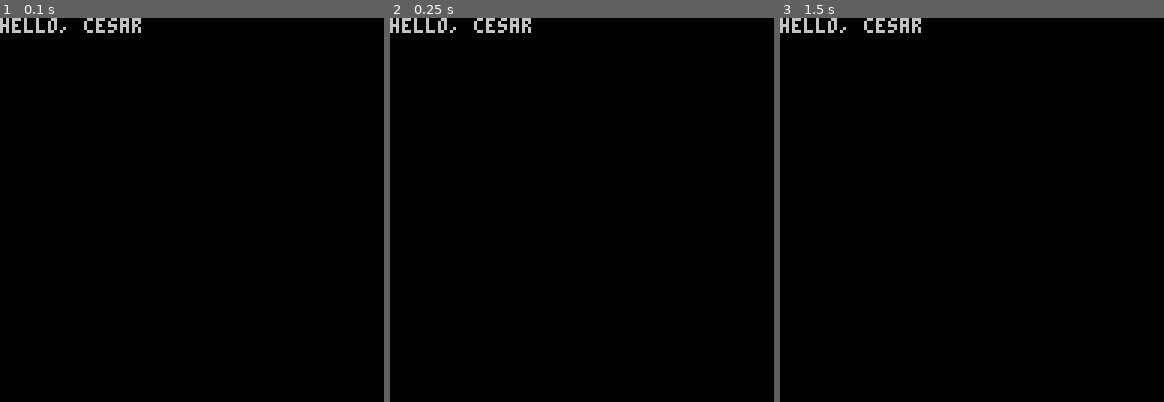
Above: before the commit, frames 1-3 (left to right).
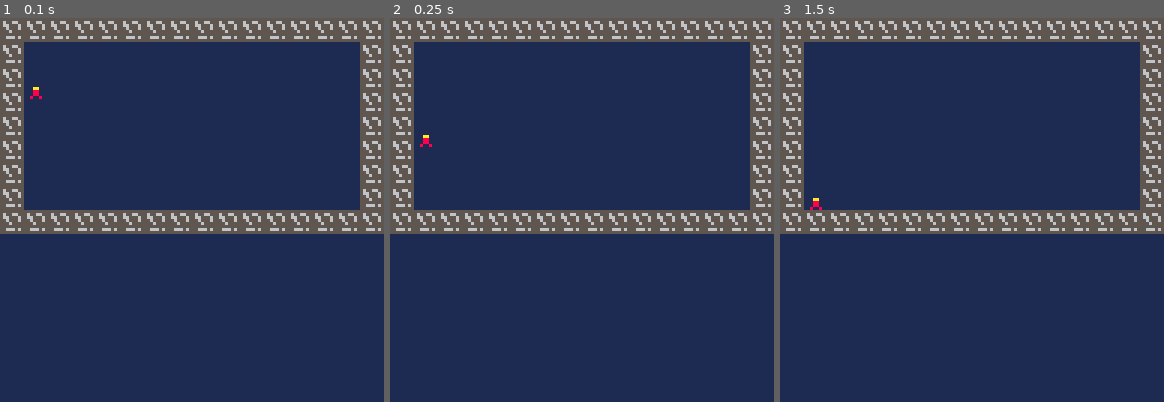
Above: after the commit, the same moments.

Repository: YuriBrunetto/zappa
Game: PICO-8 cartridge zappa.p8
The game is run twice, just before and just after one commit, with the same random seed, the same clock (stepped at 60 frames per second) and the same inputs.
Inputs:
- Up to frame 1 (0.1 s): no input
- Up to frame 2 (0.25 s): no input
- Up to frame 3 (1.5 s): no input

The runs differ from the first frame. In frame 1, 100% of the frame differs, in the area x 0-100%, y 0-100%; in frame 2, 100%; in frame 3, 100%.

Commit message:
initial functions and collide

Diff:
--- a/zappa.p8
+++ b/zappa.p8
@@ -1,12 +1,77 @@
 pico-8 cartridge // http://www.pico-8.com
 version 18
 __lua__
-cls()
-print("hello, cesar")
+function _init()
+	gravity=100
+	dt=1/60
+	player={
+		w=4,
+		h=8,
+		x=8,
+		y=8,
+		vel=0
+	}
+end
+
+function _update60()
+	player.vel=gravity*dt
+	player.y+=player.vel
+
+	local dx=0
+	local dy=player.vel*dt
+	player.y+=dy
+
+	if collide(player) then
+		dy=0
+		player.y-=((player.y+player.h+1)%8)-1
+	end
+end
+
+function _draw()
+	cls(1)
+	map(0,0)
+	spr(2,player.x,player.y)
+end
+-->8
+--collision
+function collide(pl)
+	local x1=0 local y1=0
+	local x2=0 local y2=0
+
+	x1=pl.x 		   y1=pl.y+pl.h
+	x2=pl.x+pl.w y2=pl.y+pl.h
+
+	x1/=8	y1/=8
+	x2/=8	y2/=8
+
+	if fget(mget(x1,y1),0)
+	or fget(mget(x1,y2),0)
+	or fget(mget(x2,y1),0)
+	or fget(mget(x2,y2),0) then
+  return true
+	else
+  return false
+	end
+end
 __gfx__
-00000000000000000000000000000000000000000000000000000000000000000000000000000000000000000000000000000000000000000000000000000000
-00000000000000000000000000000000000000000000000000000000000000000000000000000000000000000000000000000000000000000000000000000000
-00700700000000000000000000000000000000000000000000000000000000000000000000000000000000000000000000000000000000000000000000000000
-00077000000000000000000000000000000000000000000000000000000000000000000000000000000000000000000000000000000000000000000000000000
-00077000000000000000000000000000000000000000000000000000000000000000000000000000000000000000000000000000000000000000000000000000
-00700700000000000000000000000000000000000000000000000000000000000000000000000000000000000000000000000000000000000000000000000000
+00000000555555550000000000000000000000000000000000000000000000000000000000000000000000000000000000000000000000000000000000000000
+00000000565566550000000000000000000000000000000000000000000000000000000000000000000000000000000000000000000000000000000000000000
+00700700566555650000000000000000000000000000000000000000000000000000000000000000000000000000000000000000000000000000000000000000
+00077000556555650000000000000000000000000000000000000000000000000000000000000000000000000000000000000000000000000000000000000000
+0007700055565555000aa00000000000000000000000000000000000000000000000000000000000000000000000000000000000000000000000000000000000
+00700700555555550008800000000000000000000000000000000000000000000000000000000000000000000000000000000000000000000000000000000000
+00000000556665650008800000000000000000000000000000000000000000000000000000000000000000000000000000000000000000000000000000000000
+00000000555555550080080000000000000000000000000000000000000000000000000000000000000000000000000000000000000000000000000000000000
+__gff__
+0001000000000000000000000000000000000000000000000000000000000000000000000000000000000000000000000000000000000000000000000000000000000000000000000000000000000000000000000000000000000000000000000000000000000000000000000000000000000000000000000000000000000000
+0000000000000000000000000000000000000000000000000000000000000000000000000000000000000000000000000000000000000000000000000000000000000000000000000000000000000000000000000000000000000000000000000000000000000000000000000000000000000000000000000000000000000000
+__map__
+0101010101010101010101010101010100000000000000000000000000000000000000000000000000000000000000000000000000000000000000000000000000000000000000000000000000000000000000000000000000000000000000000000000000000000000000000000000000000000000000000000000000000000
+0100000000000000000000000000000100000000000000000000000000000000000000000000000000000000000000000000000000000000000000000000000000000000000000000000000000000000000000000000000000000000000000000000000000000000000000000000000000000000000000000000000000000000
+0100000000000000000000000000000100000000000000000000000000000000000000000000000000000000000000000000000000000000000000000000000000000000000000000000000000000000000000000000000000000000000000000000000000000000000000000000000000000000000000000000000000000000
+0100000000000000000000000000000100000000000000000000000000000000000000000000000000000000000000000000000000000000000000000000000000000000000000000000000000000000000000000000000000000000000000000000000000000000000000000000000000000000000000000000000000000000
+0100000000000000000000000000000100000000000000000000000000000000000000000000000000000000000000000000000000000000000000000000000000000000000000000000000000000000000000000000000000000000000000000000000000000000000000000000000000000000000000000000000000000000
+0100000000000000000000000000000100000000000000000000000000000000000000000000000000000000000000000000000000000000000000000000000000000000000000000000000000000000000000000000000000000000000000000000000000000000000000000000000000000000000000000000000000000000
+0100000000000000000000000000000100000000000000000000000000000000000000000000000000000000000000000000000000000000000000000000000000000000000000000000000000000000000000000000000000000000000000000000000000000000000000000000000000000000000000000000000000000000
+0100000000000000000000000000000100000000000000000000000000000000000000000000000000000000000000000000000000000000000000000000000000000000000000000000000000000000000000000000000000000000000000000000000000000000000000000000000000000000000000000000000000000000
+0101010101010101010101010101010100000000000000000000000000000000000000000000000000000000000000000000000000000000000000000000000000000000000000000000000000000000000000000000000000000000000000000000000000000000000000000000000000000000000000000000000000000000
